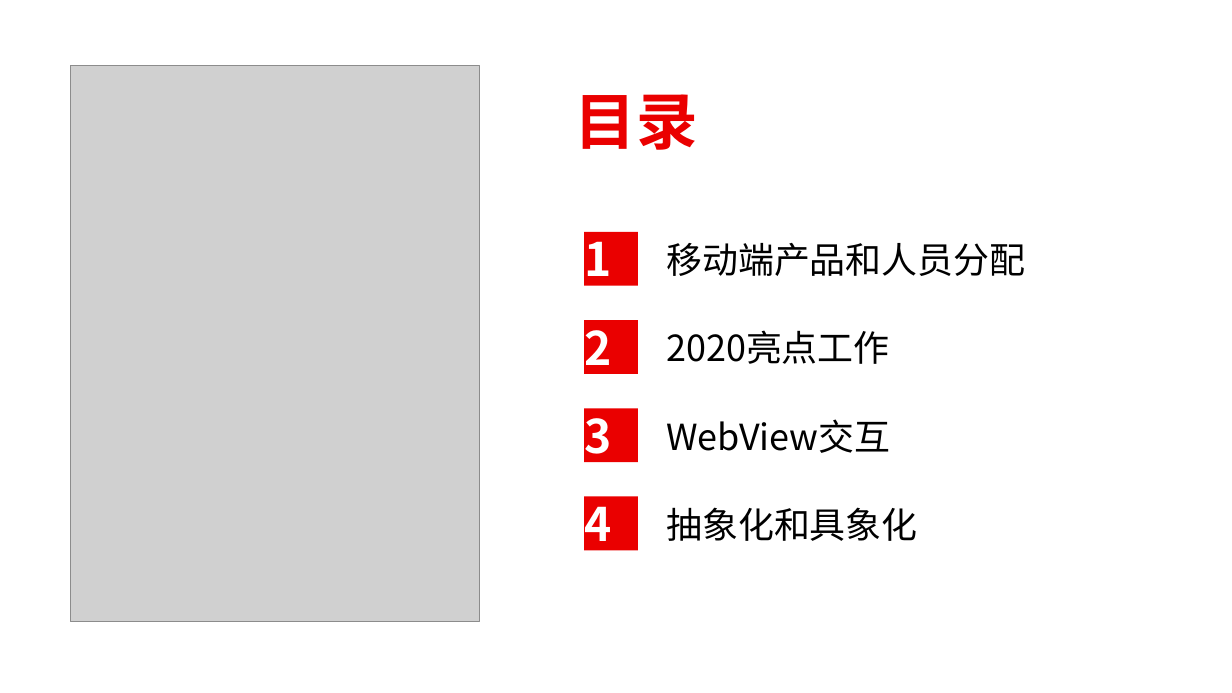
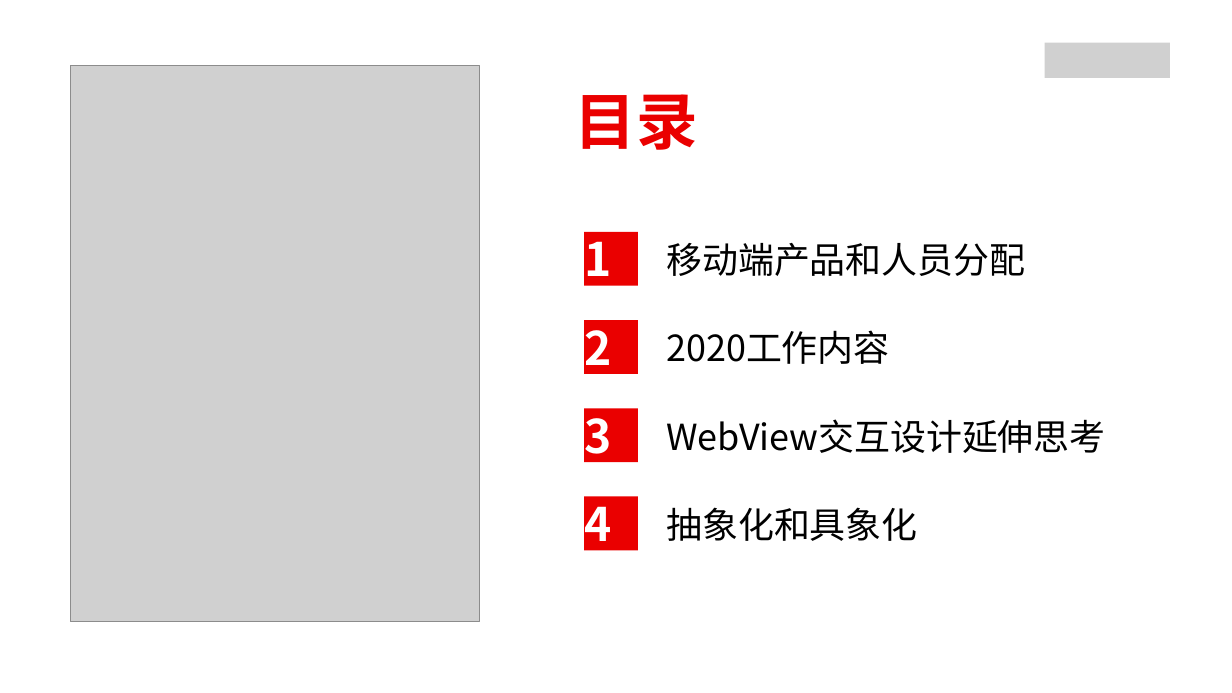
Before and after one commit to Andy888888/Mobile_Develop_Res, a slide deck: slide 2 of PPT/燕文强2020-2021年度述职报告.pptx. Drawn at 1232x693 pixels with LibreOffice and Linux fonts; fonts in the diff are those of the drawing; grey boxes stand for pictures. Boxes give left, top, right and bottom in pixels: in the first picture for what was removed or moved away, otherwise in the second. Text is boxed around its words. In the diff, an @@ line names an element or a change of style, - is before the commit and + after.

```diff
--- a/PPT/燕文强2020-2021年度述职报告.pptx
+++ b/PPT/燕文强2020-2021年度述职报告.pptx
@@ picture added at (1045, 43, 1171, 78) @@
@@ text at (666, 330, 889, 364): text changed @@
-2020亮点工作
+2020工作内容
@@ text at (666, 419, 1105, 453): text changed @@
-WebView交互
+WebView交互设计延伸思考
```
Also in this commit, not shown: 27 other slides changed, 9 slides added, 8 slides removed.
